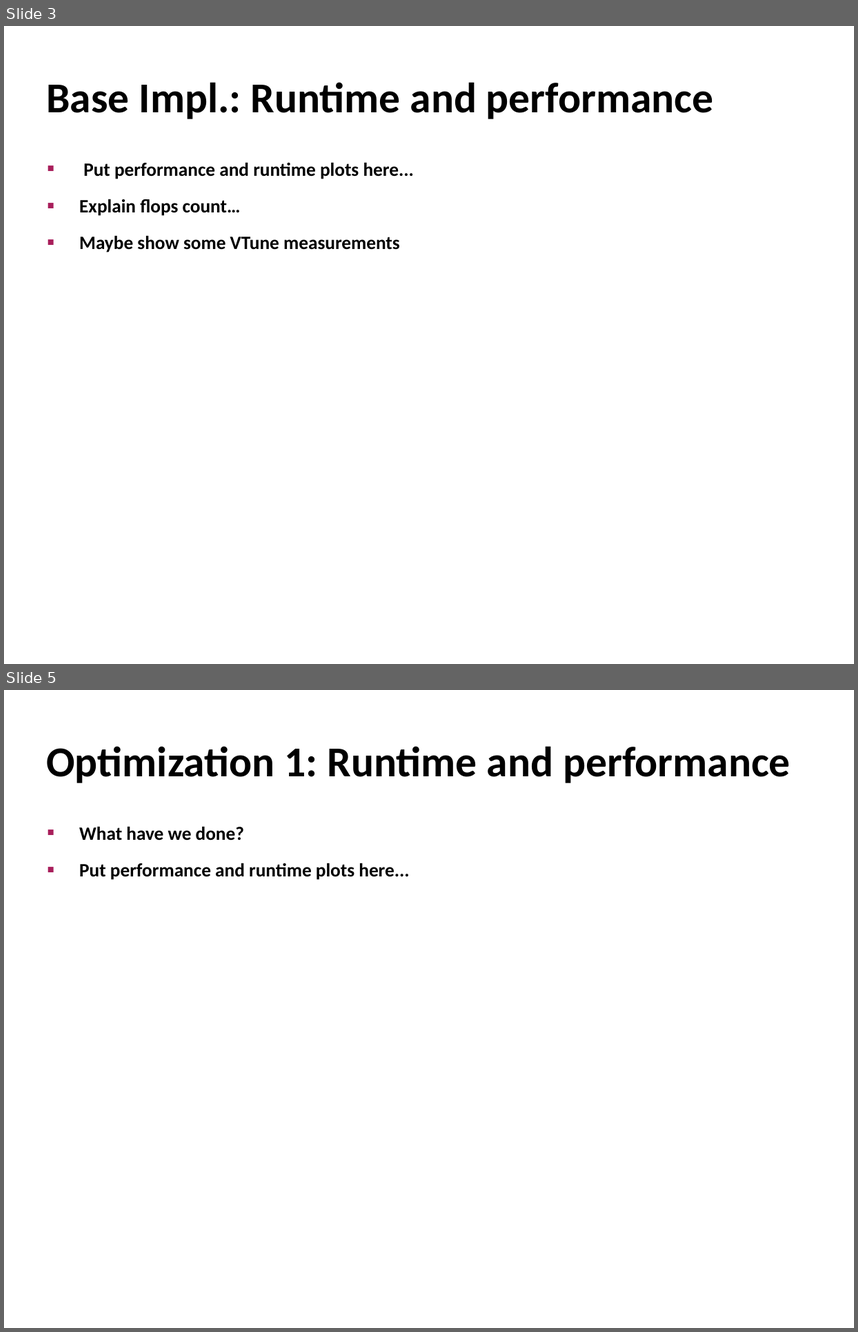
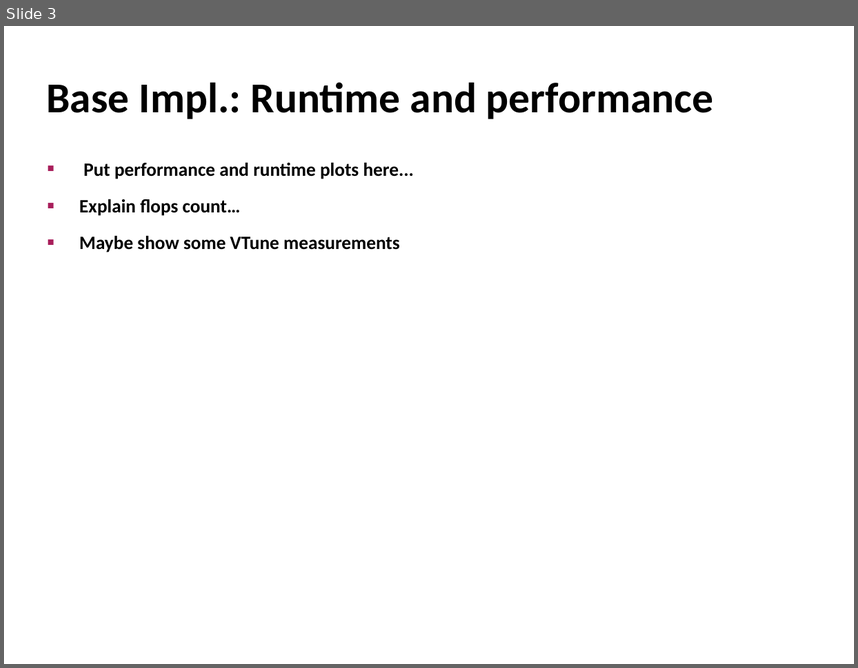
Before and after one commit to MarH19/fast-image-quilting-for-texture-synthesis, a slide deck: powerpoint/presentation-template.pptx. Shown one above the other, each under a label of ours: slides 3 and 5 before the commit, slide 3 after it; the slides between them are not shown. The pictures are 858x1332 and 858x668 pixels, drawn with LibreOffice and Linux fonts; fonts in the diff are those of the drawing. Boxes give left, top, right and bottom in pixels: in the first picture for what was removed or moved away, otherwise in the second. Text is boxed around its words. In the diff, an @@ line names an element or a change of style, - is before the commit and + after.

```diff
--- a/powerpoint/presentation-template.pptx
+++ b/powerpoint/presentation-template.pptx
@@ slide 5 removed at [4, 690, 854, 1328], background #FFFFFF @@
@@ title removed at [46, 746, 791, 783] @@
-Optimization 1: Runtime and performance
@@ text removed at [79, 826, 409, 880] @@
-■ What have we done?
-■ Put performance and runtime plots here...
```
Also in this commit, not shown: 5 slides changed, 1 slide added.
